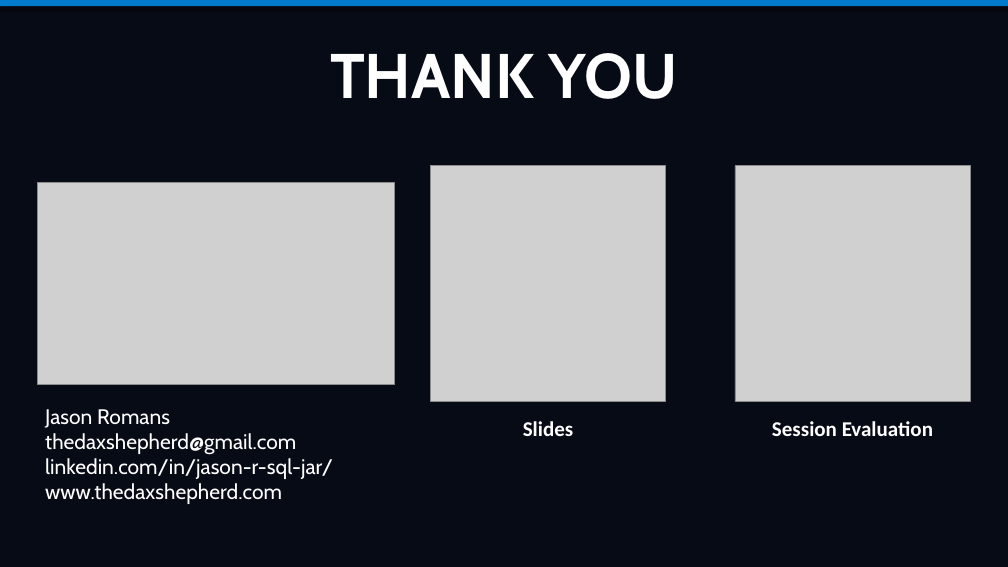
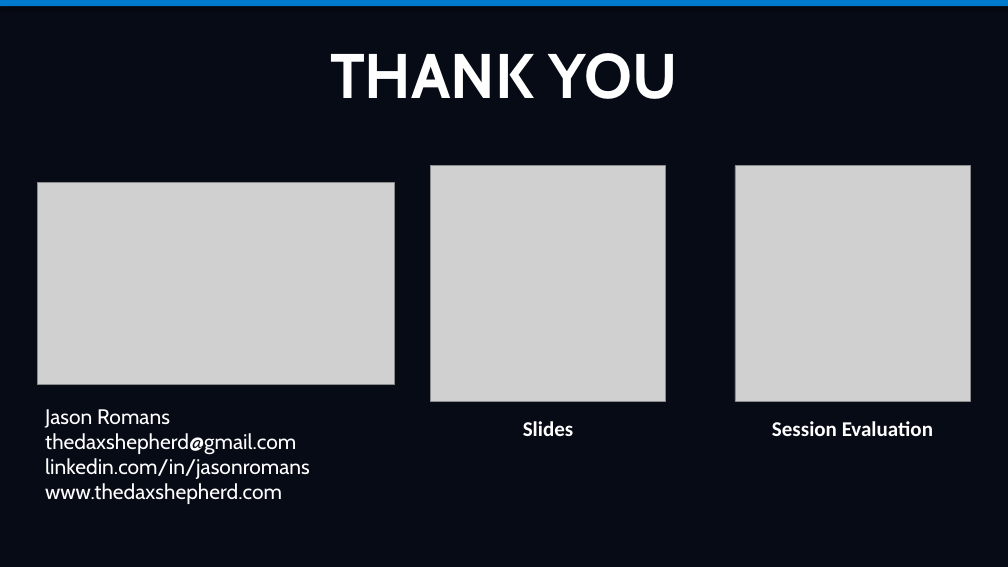
Before and after one commit to thedatashepherd/Presentations, a slide deck: slide 40 of Events/2026/June/PowerBIDaysDC2026/2.DuckDB101/DCDays2026_DuckDB101.pptx. Drawn at 1008x567 pixels with LibreOffice and Linux fonts; fonts in the diff are those of the drawing; grey boxes stand for pictures. Boxes give left, top, right and bottom in pixels: in the first picture for what was removed or moved away, otherwise in the second. Text is boxed around its words. In the diff, an @@ line names an element or a change of style, - is before the commit and + after.

```diff
--- a/Events/2026/June/PowerBIDaysDC2026/2.DuckDB101/DCDays2026_DuckDB101.pptx
+++ b/Events/2026/June/PowerBIDaysDC2026/2.DuckDB101/DCDays2026_DuckDB101.pptx
@@ text at [45,433,310,504]: text changed @@
-thedaxshepherd@gmail.com
-linkedin.com/in/jason-r-sql-jar/
-www.thedaxshepherd.com
+thedaxshepherd@gmail.com
+linkedin.com/in/jasonromans
+www.thedaxshepherd.com
```
Also in this commit, not shown: 6 other files.
